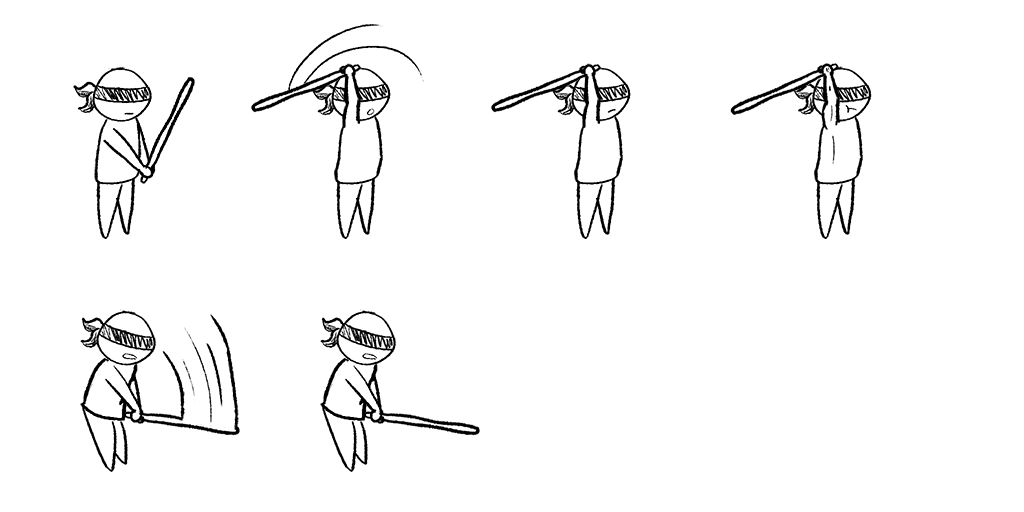
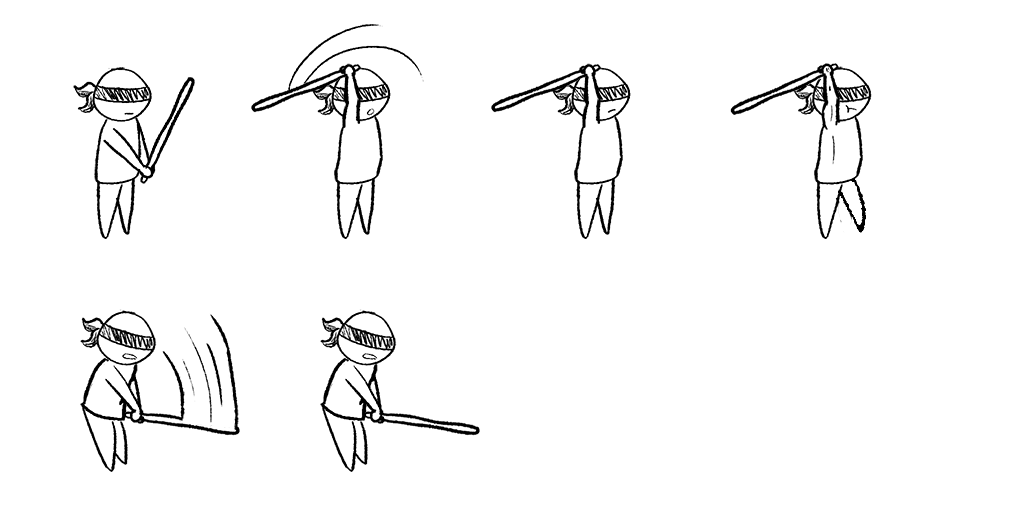
Before/after of a (1024, 512) layered artwork. What changed in the layer stack:
painted on "Sprite 4" over box(837, 179, 866, 235)
